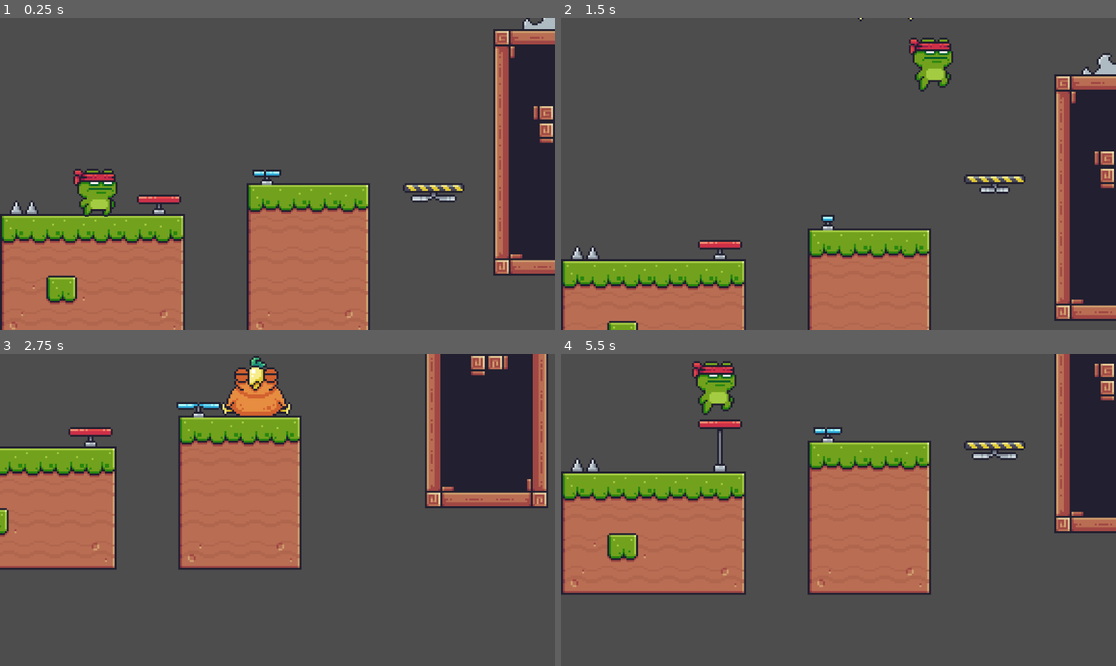
Above: before the commit, frames 1-4 (two rows, left to right).
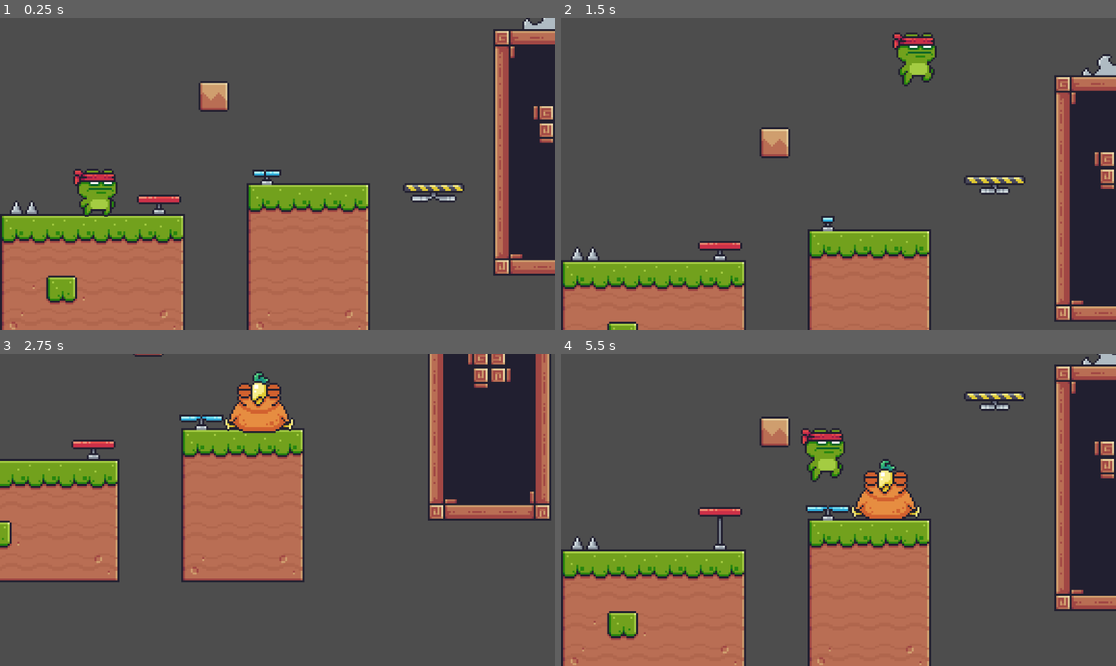
Above: after the commit, the same moments.

Repository: hihelloitsme1/DOE-platformer
Game: Godot game, scene res://Scenes/game.tscn
Same seed, same stepped clock (60 frames per second), same inputs: the game is played once before the commit and once after it.
Inputs:
- Up to frame 1 (0.25 s): no input
- Up to frame 2 (1.5 s): hold S (look_down) 0.53-1.28 s; hold D (move_right) from 0.53 s (still down); tap W (jump) at 0.77 s; tap S (look_down) at 1.35 s
- Up to frame 3 (2.75 s): tap W (jump) at 1.52 s; release D (move_right) at 2.03 s; hold A (move_left) from 2.03 s (still down); hold S (look_down) from 2.03 s (still down)
- Up to frame 4 (5.5 s): release A (move_left) at 2.78 s; release S (look_down) at 2.78 s; hold D (move_right) 2.78-4.28 s; tap S (look_down) at 2.85, 4.35 s; tap W (jump) at 3.02, 3.77, 4.52 s; hold S (look_down) 3.53-4.28 s; hold A (move_left) 4.28-5.03 s; hold D (move_right) from 5.03 s (still down); hold S (look_down) from 5.03 s (still down)

The runs differ from the first frame. In frame 1, 0.5% of the frame differs, in the area x 35-42%, y 20-31%; in frame 2, 4.7%; in frame 3, 15%; in frame 4, 40%, in the area x 0-100%, y 0-100%.

Commit message:
Block
Block that breaks.

Diff:
--- /dev/null
+++ b/doe-platformer/Scenes/Platforms/block.tscn
@@ -0,0 +1,47 @@
+[gd_scene format=3 uid="uid://cgfq444a42tir"]
+
+[ext_resource type="Texture2D" uid="uid://1lhn6wfvjjx0" path="res://Art/Pixel Adventure/Pixel Adventure 1/Assets/Traps/Blocks/Idle.png" id="1_40wvq"]
+[ext_resource type="Script" uid="uid://blgw6g1dh861y" path="res://Scripts/block.gd" id="1_c4nwb"]
+
+[sub_resource type="RectangleShape2D" id="RectangleShape2D_c4nwb"]
+size = Vector2(16, 17)
+
+[sub_resource type="AtlasTexture" id="AtlasTexture_m3srf"]
+atlas = ExtResource("1_40wvq")
+region = Rect2(0, 0, 22, 22)
+
+[sub_resource type="SpriteFrames" id="SpriteFrames_bei6r"]
+animations = [{
+"frames": [{
+"duration": 1.0,
+"texture": SubResource("AtlasTexture_m3srf")
+}],
+"loop": true,
+"name": &"idle",
+"speed": 5.0
+}]
+
+[sub_resource type="RectangleShape2D" id="RectangleShape2D_40wvq"]
+size = Vector2(16, 16)
+
+[node name="Block" type="StaticBody2D" unique_id=608109146]
+script = ExtResource("1_c4nwb")
+
+[node name="Hitbox" type="Area2D" parent="." unique_id=609768482]
+
+[node name="CollisionShape2D" type="CollisionShape2D" parent="Hitbox" unique_id=2074749401]
+position = Vector2(0, -0.5)
+shape = SubResource("RectangleShape2D_c4nwb")
+
+[node name="AnimatedSprite2D" type="AnimatedSprite2D" parent="." unique_id=1543098299]
+sprite_frames = SubResource("SpriteFrames_bei6r")
+animation = &"idle"
+
+[node name="CollisionShape2D" type="CollisionShape2D" parent="." unique_id=141043638]
+shape = SubResource("RectangleShape2D_40wvq")
+
+[node name="Timer" type="Timer" parent="." unique_id=344608345]
+wait_time = 0.75
+
+[connection signal="body_entered" from="Hitbox" to="." method="_on_hitbox_body_entered"]
+[connection signal="timeout" from="Timer" to="." method="_on_timer_timeout"]
--- a/doe-platformer/Scenes/game.tscn
+++ b/doe-platformer/Scenes/game.tscn
@@ -8,11 +8,12 @@
 [ext_resource type="PackedScene" uid="uid://br70aqmxyocvi" path="res://Scenes/Platforms/moving_platform_brown.tscn" id="5_wowpa"]
 [ext_resource type="PackedScene" uid="uid://ctyhdorfyhqpk" path="res://Scenes/Traps/Spikes.tscn" id="6_i6g32"]
 [ext_resource type="PackedScene" uid="uid://dta4mae0hu86a" path="res://Scenes/hurtbox.tscn" id="7_1l0tm"]
-[ext_resource type="PackedScene" uid="uid://cbt2d1x6p1rrh" path="res://Scenes/fan.tscn" id="8_v158k"]
-[ext_resource type="PackedScene" uid="uid://blcnltlttd3yc" path="res://Scenes/trampoline.tscn" id="10_ldgsr"]
+[ext_resource type="PackedScene" uid="uid://cbt2d1x6p1rrh" path="res://Scenes/Interactables/fan.tscn" id="8_v158k"]
+[ext_resource type="PackedScene" uid="uid://blcnltlttd3yc" path="res://Scenes/Interactables/trampoline.tscn" id="10_ldgsr"]
 [ext_resource type="PackedScene" uid="uid://bxk1keyv07m60" path="res://Scenes/Traps/spike_head.tscn" id="11_o5yvi"]
 [ext_resource type="PackedScene" uid="uid://b1kof7jaujqvc" path="res://Scenes/Enemies/chicken.tscn" id="12_rku1e"]
 [ext_resource type="PackedScene" uid="uid://cpfnj5vkn3og1" path="res://Scenes/Enemies/fat_bird.tscn" id="13_rfjv2"]
+[ext_resource type="PackedScene" uid="uid://cgfq444a42tir" path="res://Scenes/Platforms/block.tscn" id="14_1phco"]
 
 [sub_resource type="TileSetAtlasSource" id="TileSetAtlasSource_qxrlw"]
 texture = ExtResource("2_qxrlw")
@@ -366,4 +367,6 @@
 
 [node name="Fat Bird" parent="." unique_id=1812321336 instance=ExtResource("13_rfjv2")]
 position = Vector2(121, -145)
-constant_linear_velocity = Vector2(0, 10000)
+
+[node name="Block" parent="." unique_id=608109146 instance=ExtResource("14_1phco")]
+position = Vector2(63, -45)
--- /dev/null
+++ b/doe-platformer/Scripts/block.gd
@@ -0,0 +1,24 @@
+extends StaticBody2D
+
+@onready var timer = $Timer
+
+var shake: bool = false;
+var shake_strength = 1;
+var start_pos;
+
+func _ready():
+	start_pos = position
+
+func _process(delta):
+	if shake:
+		position = start_pos + Vector2(randf_range(-shake_strength, shake_strength), randf_range(-shake_strength, shake_strength));
+	else:
+		position = start_pos;
+
+func _on_hitbox_body_entered(body):
+	if body.name == "Player" && !shake:
+		shake = true;
+		timer.start();
+
+func _on_timer_timeout():
+	queue_free();
Renamed: doe-platformer/Scenes/fan.tscn -> doe-platformer/Scenes/Interactables/fan.tscn
Renamed: doe-platformer/Scenes/trampoline.tscn -> doe-platformer/Scenes/Interactables/trampoline.tscn
Not shown, added: doe-platformer/Scripts/block.gd.uid
